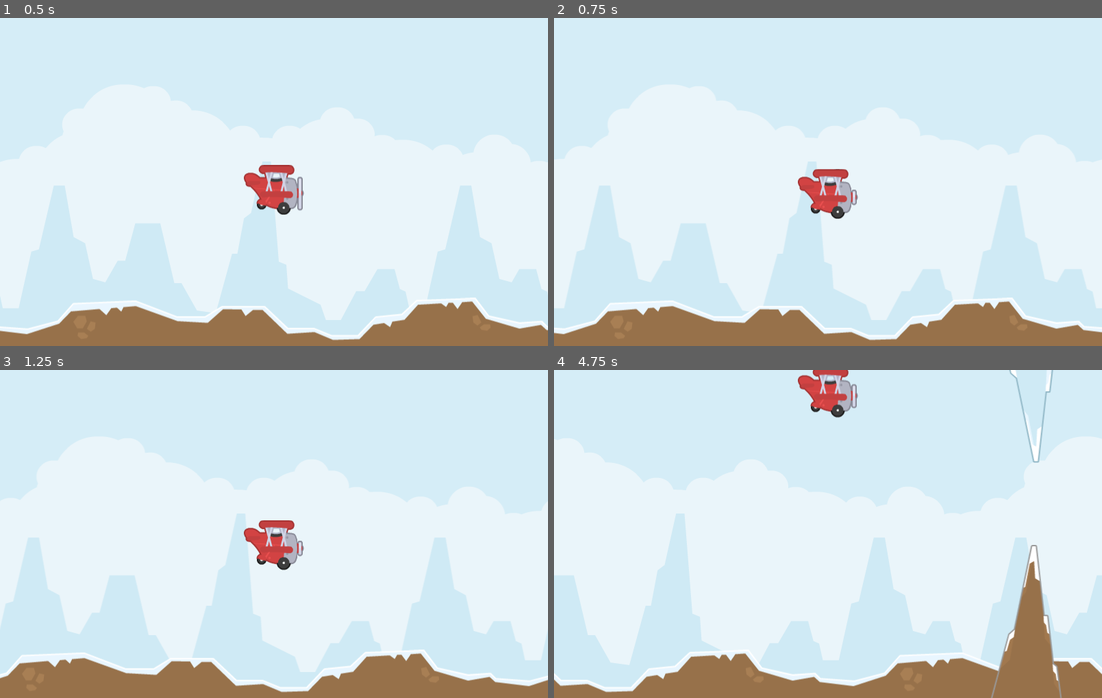
Above: before the commit, frames 1-4 (two rows, left to right).
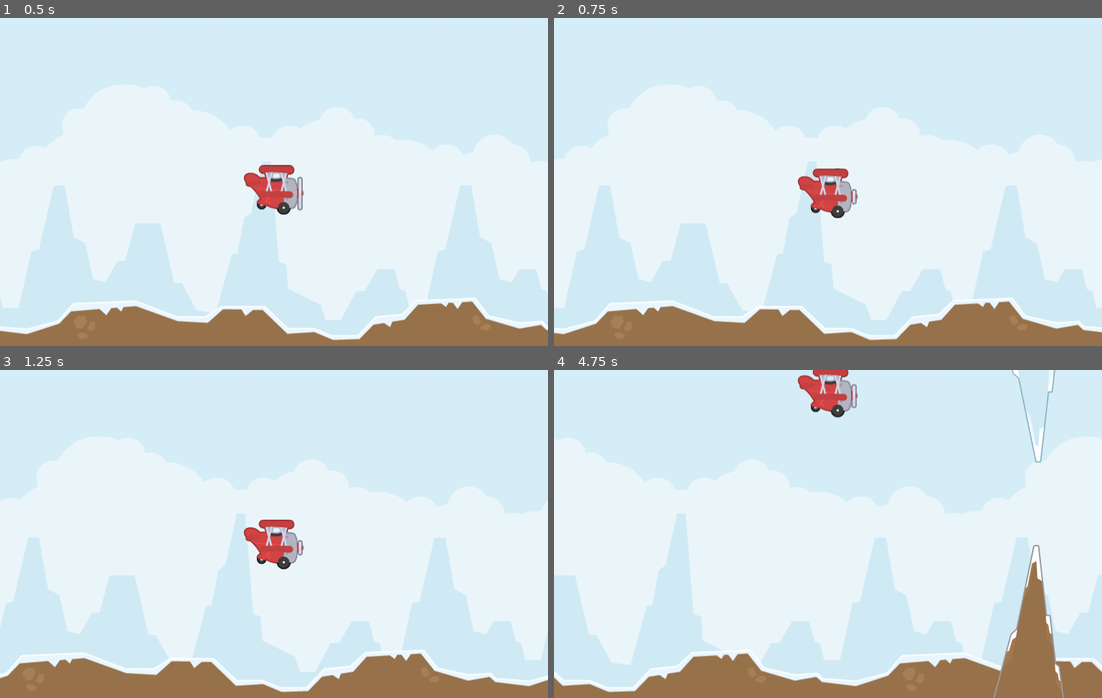
Above: after the commit, the same moments.

Repository: mnshkv3d/01_FlappyPlane
Game: Godot game, scene res://scenes/main.tscn
Two runs of this game, one before a commit and one after it. Both use one fixed random seed, a clock stepped at 60 frames per second and the inputs below.
Inputs (mouse positions are in pixels of both pictures, inside the frame that each line leads up to):
- Up to frame 1 (0.5 s): no input
- Up to frame 2 (0.75 s): move the mouse to (948, 165) at 0.52 s; tap Space (tap) at 0.6 s; click (948, 165) at 0.67 s
- Up to frame 3 (1.25 s): no input
- Up to frame 4 (4.75 s): move the mouse to (718, 550) at 1.27 s; tap Space (tap) every 0.75 s from 1.35 to 4.35 s; click (718, 550) at 1.42 s; move the mouse to (882, 461) at 2.02 s; click (882, 461) at 2.17 s; move the mouse to (800, 599) at 2.77 s; click (800, 599) at 2.92 s; move the mouse to (992, 583) at 3.52 s; click (992, 583) at 3.67 s; move the mouse to (663, 484) at 4.27 s; click (663, 484) at 4.42 s

Frame 1 is identical in both runs. In frame 2, 0.2% of the frame differs, in the area x 44-56%, y 45-62%; in frame 3, 0.2%; in frame 4, 1.9%, in the area x 0-100%, y 0-100%.

Commit message:
minor update

Diff:
--- a/project.godot
+++ b/project.godot
@@ -21,11 +21,6 @@
 window/size/viewport_height=480
 window/stretch/mode="canvas_items"
 
-[editor]
-
-version_control/plugin_name="GitPlugin"
-version_control/autoload_on_startup=true
-
 [global_group]
 
 player=""
--- a/scripts/game_manager.gd
+++ b/scripts/game_manager.gd
@@ -19,6 +19,9 @@
 	if player:
 		pass
 	else: print("No player node specified")
+	if obstacle_spawner:
+		pass
+	else: print("No ObstacleSpawner node specified")
 
 
 func _on_game_over() -> void:
--- a/scripts/player.gd
+++ b/scripts/player.gd
@@ -10,8 +10,6 @@
 	if not gameOver:
 		velocity += get_gravity()/10 * delta
 		move_and_slide()
-	if Input.is_action_just_pressed("tap"):
-		velocity.y -= TAP_FORCE
 
 func _on_game_over() -> void:
 	gameOver = true
@@ -21,5 +19,5 @@
 	velocity.y -= TAP_FORCE
 
 func _input(event: InputEvent) -> void:
-	if (event is InputEventScreenTouch and event.pressed) or (event is InputEventMouseButton and event.pressed):
+	if (event is InputEventScreenTouch and event.pressed) or (event is InputEventMouseButton and event.pressed) or Input.is_action_just_pressed("tap"):
 		_tap()
